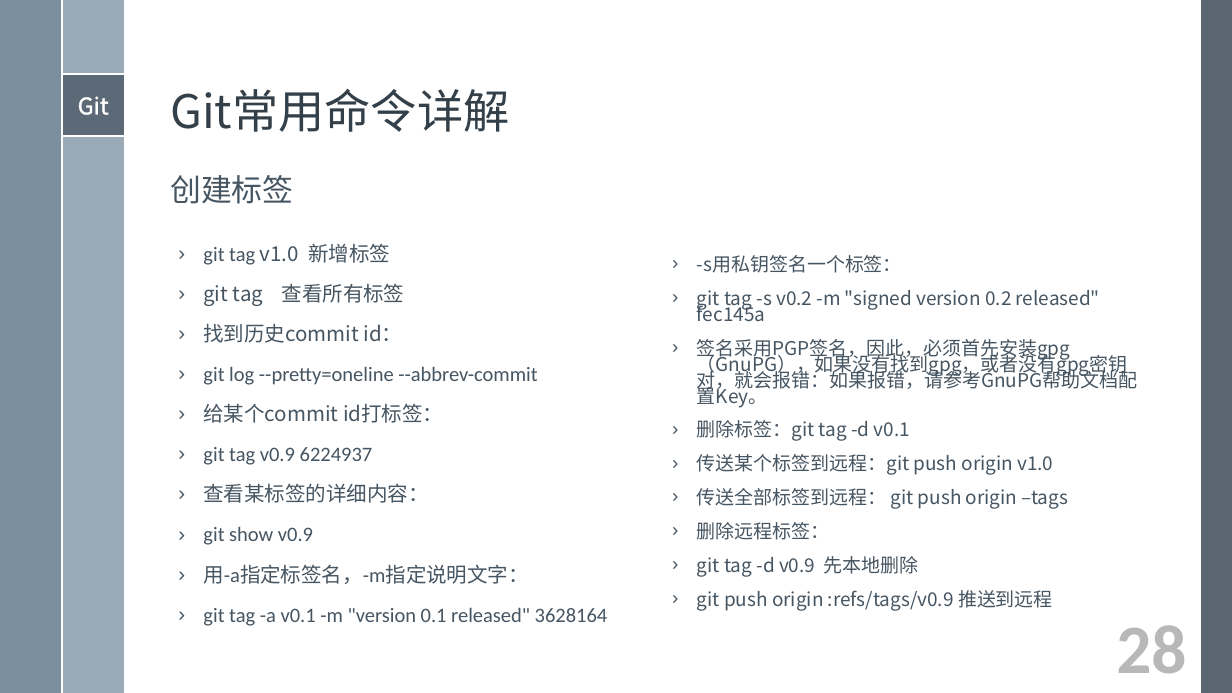
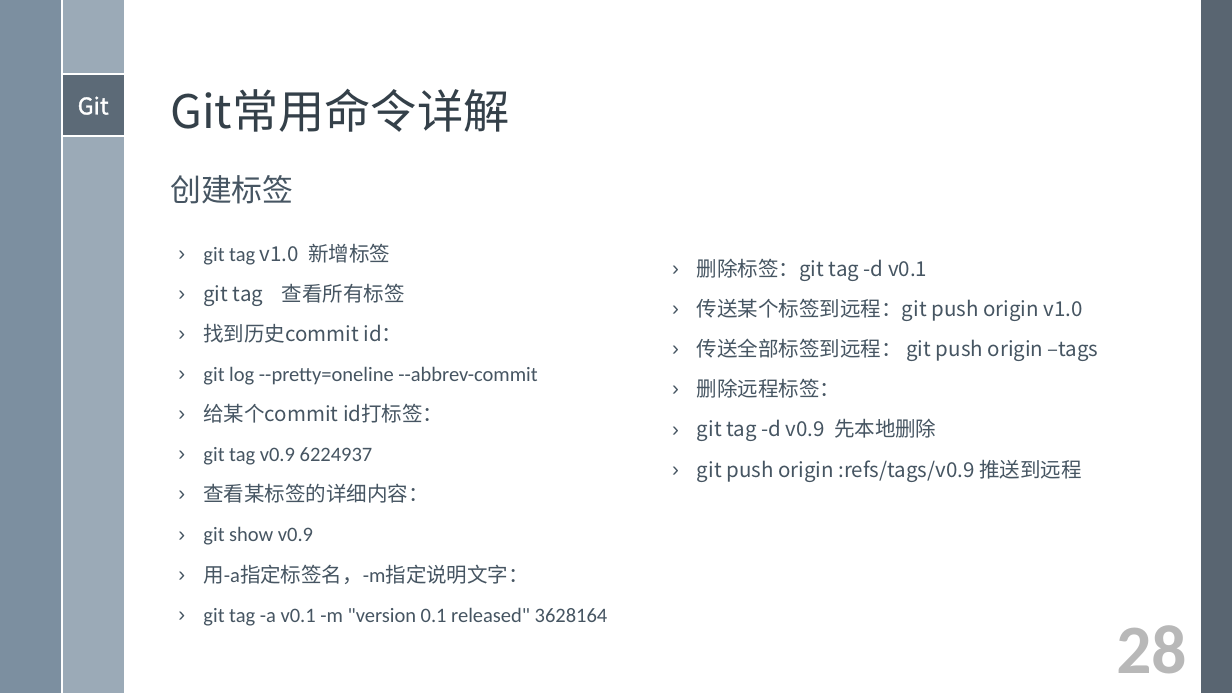
Before and after one commit to xami/joke, a slide deck: slide 28 of docs/Git入门学习/Git入门学习.pptx. Drawn at 1232x693 pixels with LibreOffice and Linux fonts; fonts in the diff are those of the drawing. Boxes give left, top, right and bottom in pixels: in the first picture for what was removed or moved away, otherwise in the second. Text is boxed around its words. In the diff, an @@ line names an element or a change of style, - is before the commit and + after.

Commit message:
文档修改

```diff
--- a/docs/Git入门学习/Git入门学习.pptx
+++ b/docs/Git入门学习/Git入门学习.pptx
@@ text "删除标签：git tag -d v0.1" at [697, 259, 1098, 482]: size 14.8 to 16 pt; line spacing 0.7 to 0.9 @@
@@ text at [697, 255, 1137, 408]: paragraphs removed @@
-› -s用私钥签名一个标签：
-› git tag -s v0.2 -m "signed version 0.2 released" fec145a
-› 签名采用PGP签名，因此，必须首先安装gpg（GnuPG），如果没有找到gpg，或者没有gpg密钥对，就会报错：如果报错，请参考GnuPG帮助文档配置Key。
```
